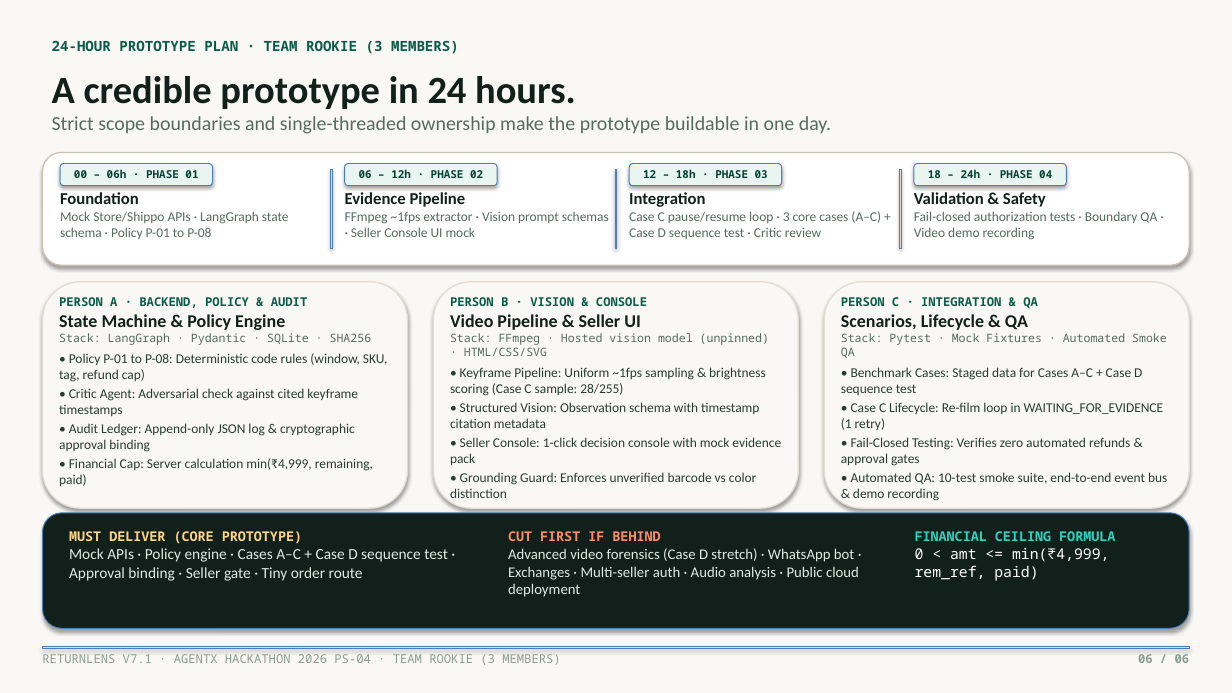
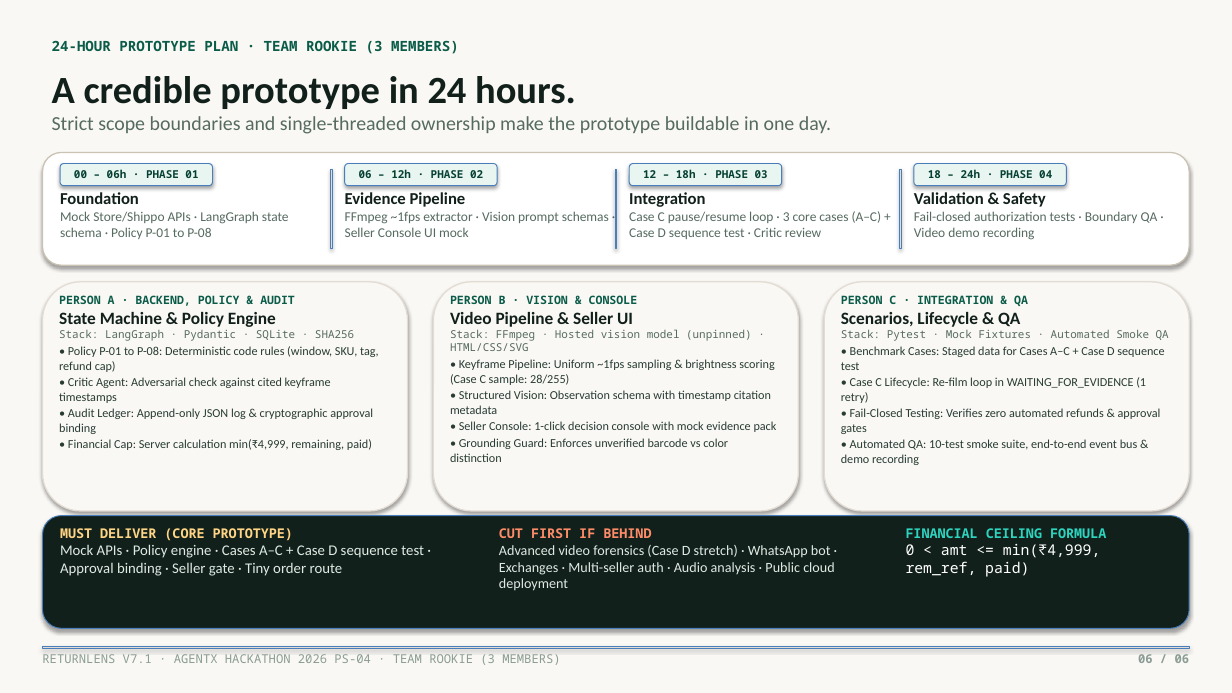
Before and after one commit to lenamkhanhh/hack4hack, a slide deck: slide 6 of ReturnLens_v7_1.pptx. Drawn at 1232x693 pixels with LibreOffice and Linux fonts; fonts in the diff are those of the drawing. Boxes give left, top, right and bottom in pixels: in the first picture for what was removed or moved away, otherwise in the second. Text is boxed around its words. In the diff, an @@ line names an element or a change of style, - is before the commit and + after.

```diff
--- a/ReturnLens_v7_1.pptx
+++ b/ReturnLens_v7_1.pptx
@@ text "PERSON A · BACKEND, POLICY ..." at [59, 295, 379, 450]: size 9.5 to 9 pt in "PERSON A · BACKEND, POLICY & AUDIT"; size 14 to 13.5 pt in "State Machine & Policy Engine"; size 9 to 8.5 pt in "Stack: LangGraph · Pydantic · SQLite · ..."; size 10.5 to 9.5 pt in "• Policy P-01 to P-08: Deterministic code ...", "• Critic Agent: Adversarial check against cited ...", "• Audit Ledger: Append-only JSON log & ...", "• Financial Cap: Server calculation min(₹4,999, remaining, ..."; less space between paragraphs @@
@@ text "PERSON B · VISION & ..." at [450, 295, 777, 462]: size 9.5 to 9 pt in "PERSON B · VISION & CONSOLE"; size 14 to 13.5 pt in "Video Pipeline & Seller UI"; size 9 to 8.5 pt in "Stack: FFmpeg · Hosted vision model (unpinned) ..."; size 10.5 to 9.5 pt in "• Keyframe Pipeline: Uniform ~1fps sampling & ...", "• Structured Vision: Observation schema with timestamp ...", "• Seller Console: 1-click decision console with ...", "• Grounding Guard: Enforces unverified barcode vs ..."; less space between paragraphs @@
@@ text "PERSON C · INTEGRATION & ..." at [841, 295, 1164, 465]: size 9.5 to 9 pt in "PERSON C · INTEGRATION & QA"; size 14 to 13.5 pt in "Scenarios, Lifecycle & QA"; size 9 to 8.5 pt in "Stack: Pytest · Mock Fixtures · Automated ..."; size 10.5 to 9.5 pt in "• Benchmark Cases: Staged data for Cases ...", "• Case C Lifecycle: Re-film loop in ...", "• Fail-Closed Testing: Verifies zero automated refunds ...", "• Automated QA: 10-test smoke suite, end-to-end ..."; less space between paragraphs @@
@@ text "FINANCIAL CEILING FORMULA": place and size @@
-text "FINANCIAL CEILING FORMULA" at [915, 531, 1115, 581]
+text "FINANCIAL CEILING FORMULA" at [906, 528, 1106, 577]
@@ text at [60, 544, 424, 576]: size 12 to 11.5 pt in "Mock APIs · Policy engine · Cases ..." @@
@@ text at [499, 545, 835, 591]: size 11.5 to 11 pt in "Advanced video forensics (Case D stretch) · ..." @@
```
Also in this commit, not shown: 5 other slides changed, 10 other files.
